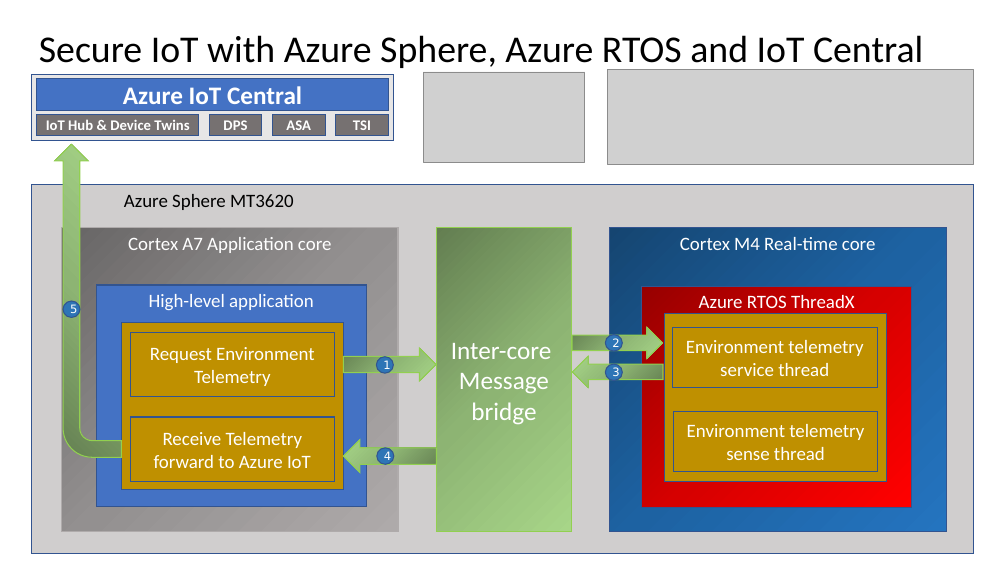
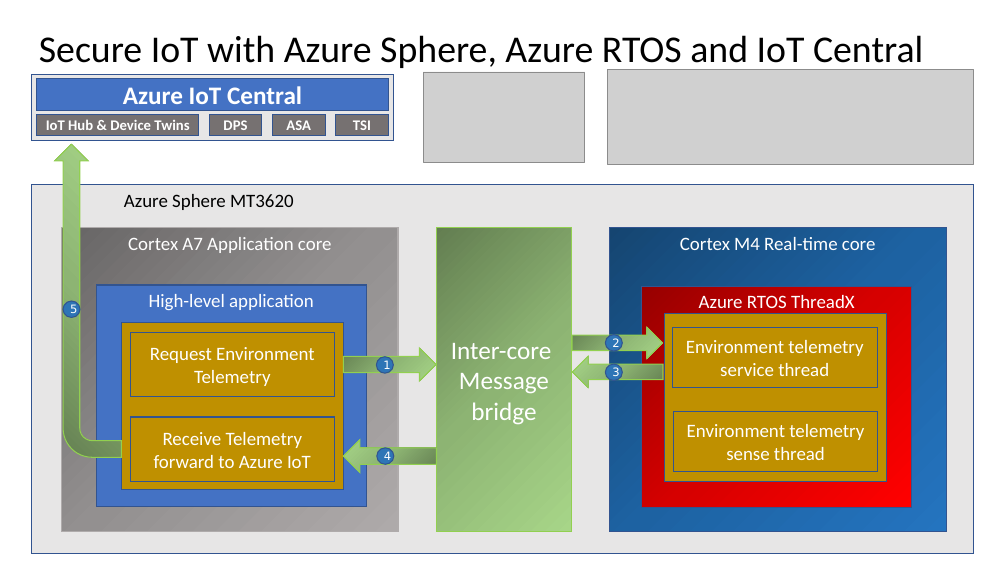
Before and after one commit to gloveboxes/Azure-Sphere-Learning-Path, a slide deck: slide 1 of docs/docs_vs_code_iot_central/Lab_6_AzureRTOS_and_Inter-Core_Messaging/resources/Secure_IoT_with_Azure_Sphere_Azure_RTOS.pptx. Drawn at 1008x567 pixels with LibreOffice and Linux fonts; fonts in the diff are those of the drawing; grey boxes stand for pictures. Boxes give left, top, right and bottom in pixels: in the first picture for what was removed or moved away, otherwise in the second. Text is boxed around its words. In the diff, an @@ line names an element or a change of style, - is before the commit and + after.

```diff
--- a/docs/docs_vs_code_iot_central/Lab_6_AzureRTOS_and_Inter-Core_Messaging/resources/Secure_IoT_with_Azure_Sphere_Azure_RTOS.pptx
+++ b/docs/docs_vs_code_iot_central/Lab_6_AzureRTOS_and_Inter-Core_Messaging/resources/Secure_IoT_with_Azure_Sphere_Azure_RTOS.pptx
@@ rectangle "Azure Sphere MT3620" at [31,185,973,554]: fill #D0CECE to #E7E6E6 @@
```
Also in this commit, not shown: 1 other file.
